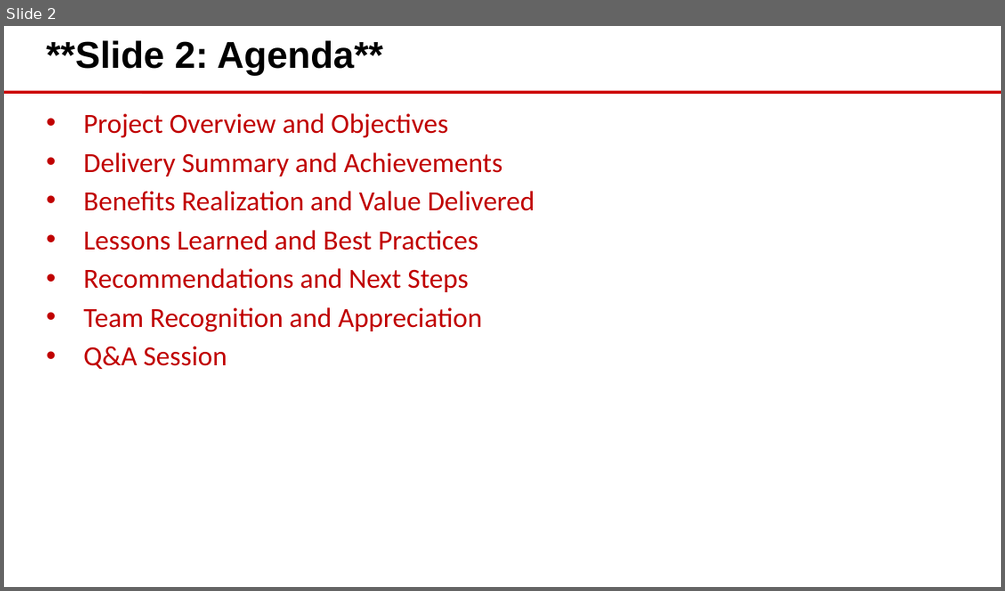
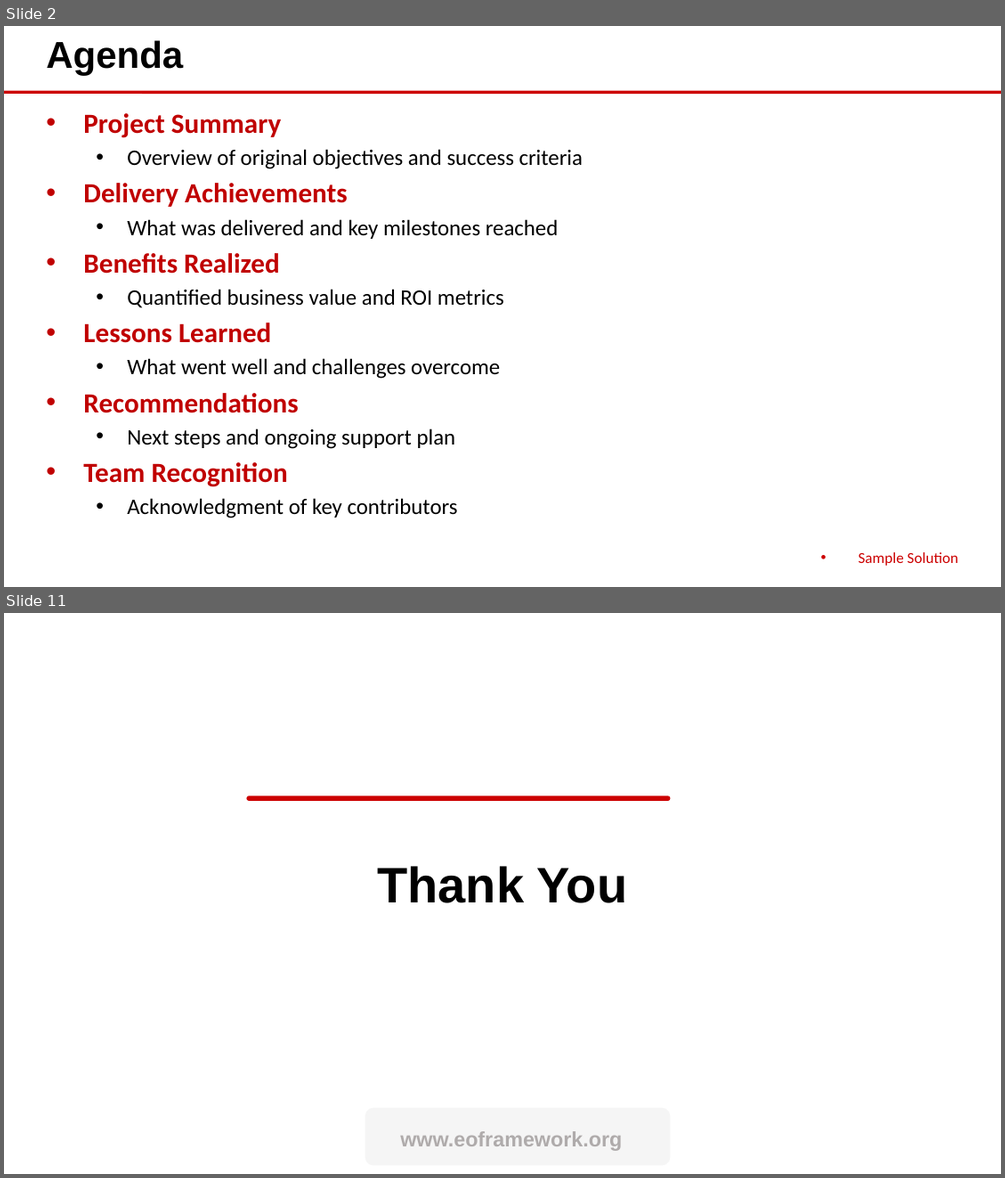
Before and after one commit to eoframework/solutions, a slide deck: solution-template/sample-provider/sample-category/sample-solution/delivery/closeout-presentation.pptx. Shown one above the other, each under a label of ours: slide 2 before the commit, slides 2 and 11 after it; the slides between them are not shown. The pictures are 1005x591 and 1005x1178 pixels, drawn with LibreOffice and Linux fonts; fonts in the diff are those of the drawing; background and template pictures are left out. Boxes give left, top, right and bottom in pixels: in the first picture for what was removed or moved away, otherwise in the second. Text is boxed around its words. In the diff, an @@ line names an element or a change of style, - is before the commit and + after.

Commit message:
Update solution-template with consolidated delivery structure
- Update detailed-design.md with universal 10-section structure
- Add contextual intro text to all sections before tables/bullets/diagrams
- Consolidate legacy files into project-plan.csv and implementation-guide.md:
  - roles.csv → RACI Matrix section in project-plan.csv
  - communication-plan.csv → Communications Plan section in project-plan.csv
  - training-plan.csv → Training Program section in implementation-guide.md
- Remove requirements.csv (belongs in presales SOW)
- Regenerate all Office files with updated converters
- Update delivery README with new structure reference

```diff
--- a/solution-template/sample-provider/sample-category/sample-solution/delivery/closeout-presentation.pptx
+++ b/solution-template/sample-provider/sample-category/sample-solution/delivery/closeout-presentation.pptx
@@ slide 11 added at (x1=4, y1=613, x2=1001, y2=1174), background #FFFFFF @@
@@ rounded rectangle added at (x1=246, y1=795, x2=670, y2=801), fill #CC0000 @@
@@ text added at (x1=377, y1=866, x2=628, y2=903), 36 pt, text #000000, bold @@
+Thank You
@@ rounded rectangle added at (x1=364, y1=1108, x2=670, y2=1165), fill #F5F5F5 @@
@@ text added at (x1=400, y1=1131, x2=622, y2=1151), 15 pt, text #AFABAB, bold @@
+www.eoframework.org
@@ slide 2 changed as well @@
@@ text at (x1=46, y1=40, x2=183, y2=76): text changed @@
-**Slide 2: Agenda**
+Agenda
@@ text at (x1=83, y1=113, x2=582, y2=518): text changed; size 20 to 16 pt; text colour #C00000 to #000000 @@
-• Project Overview and Objectives
-• Delivery Summary and Achievements
-• Benefits Realization and Value Delivered
-• Lessons Learned and Best Practices
-• Recommendations and Next Steps
-• Team Recognition and Appreciation
-• Q&A Session
+• Project Summary
+  • Overview of original objectives and success criteria
+• Delivery Achievements
+  • What was delivered and key milestones reached
+• Benefits Realized
+  • Quantified business value and ROI metrics
+• Lessons Learned
+  • What went well and challenges overcome
+• Recommendations
+  • Next steps and ongoing support plan
+• Team Recognition
+  • Acknowledgment of key contributors
@@ text added at (x1=858, y1=552, x2=958, y2=565), 11 pt, text #CC0000 @@
+• Sample Solution
```
Also in this commit, not shown: 1 other slide changed, 8 other slides added, 34 slides removed, 20 other files.
